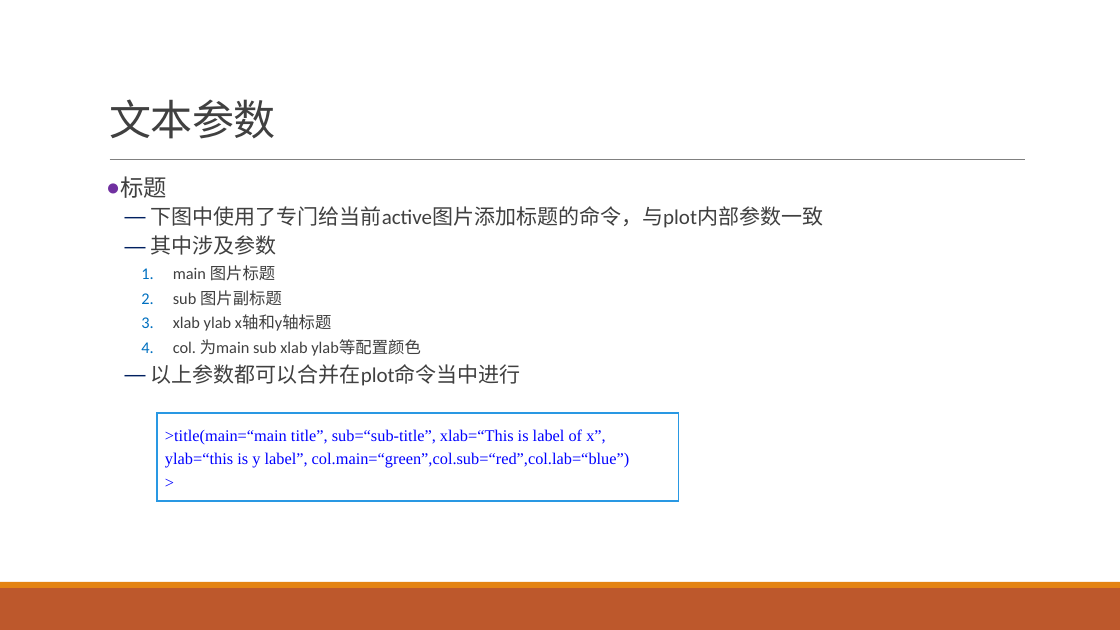
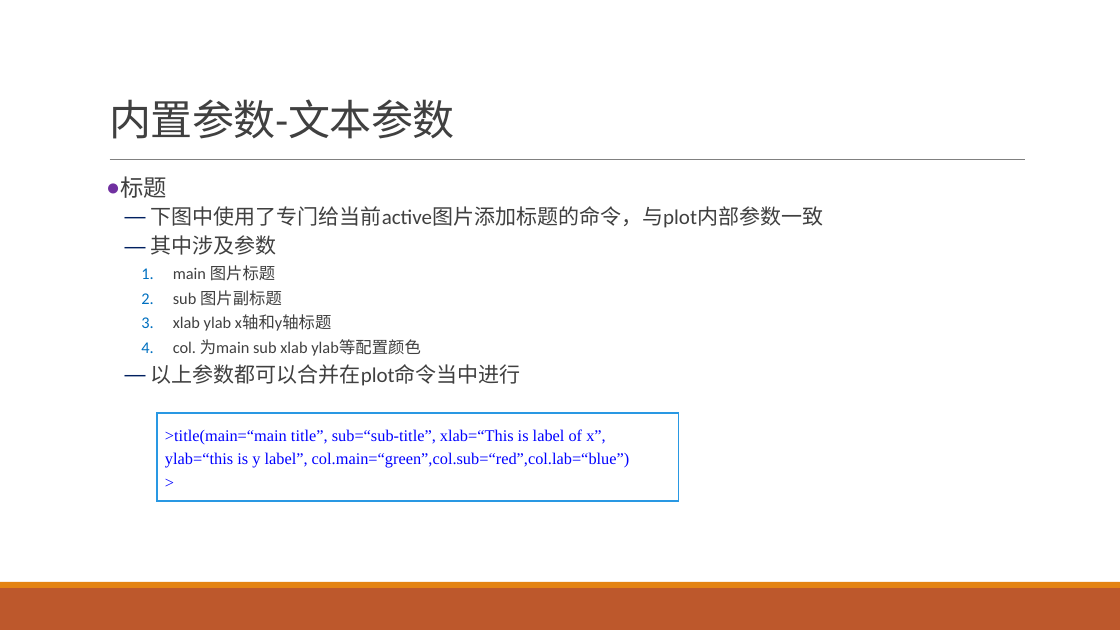
Before and after one commit to exoplanetX/DataAnalytics, a slide deck: slide 27 of 实验3-探索性分析.pptx. Drawn at 1120x630 pixels with LibreOffice and Linux fonts; fonts in the diff are those of the drawing. Boxes give left, top, right and bottom in pixels: in the first picture for what was removed or moved away, otherwise in the second. Text is boxed around its words. In the diff, an @@ line names an element or a change of style, - is before the commit and + after.

```diff
--- a/实验3-探索性分析.pptx
+++ b/实验3-探索性分析.pptx
@@ title at [109,99,454,139]: text changed @@
-文本参数
+内置参数-文本参数
```
Also in this commit, not shown: 4 other slides changed, 1 slide added, 1 slide removed.
